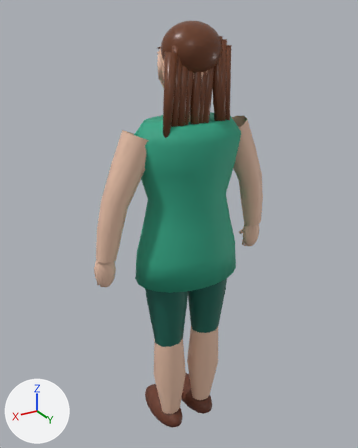
The Blender file games/character_lab/assets/model-packs/realistic-female/source/realistic-female.blend: old version first, new version second.
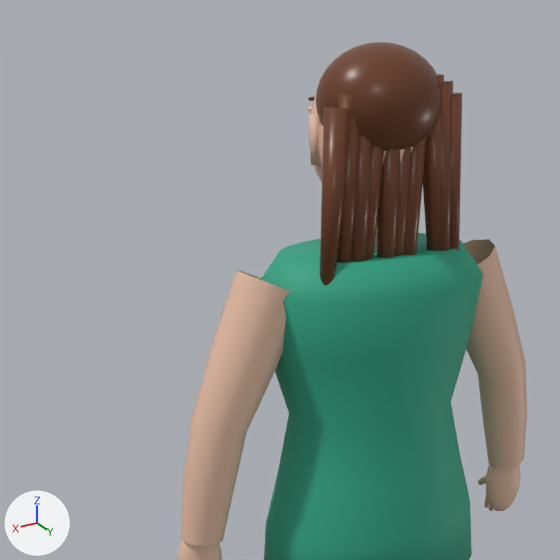
Old and new are each drawn whole from a 50 mm lens placed at (0.986, 1.579, 1.832), pointed at (-0.007, -0.076, 1.005) and again close up on the part from 2% to 78% of the width and 0% to 60% of the height. The axes (+X, +Y, +Z) are drawn at lower left. The lights are the same throughout. The first two pictures are the older version.

Objects in the first close-up: 'RealisticFemaleCharacter'.
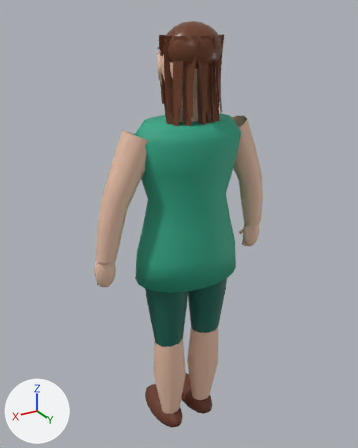
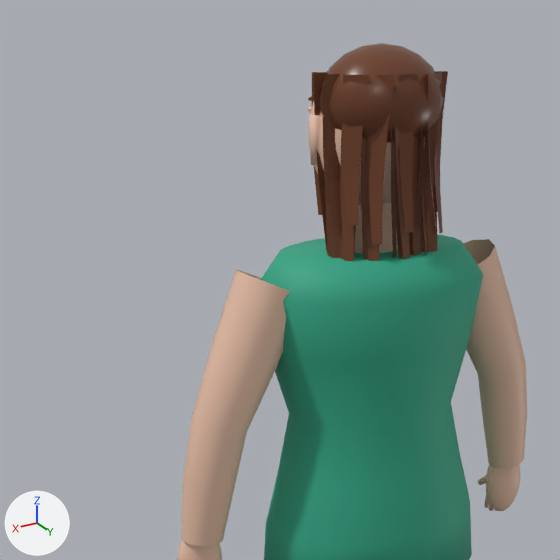
The change, as a diff of the scene's bpy script:
```diff
--- a/games/character_lab/assets/model-packs/realistic-female/source/realistic-female.blend.py
+++ b/games/character_lab/assets/model-packs/realistic-female/source/realistic-female.blend.py
@@ me_realisticfemalemesh @@
 # used by ob_realisticfemalecharacter; location = (0.0, 0.0, 0.0)
-me_realisticfemalemesh.from_pydata(...)  # 5162 vertices, 10000 faces; spans x -0.4..0.4, y -0.22..0.16, z 0.0..1.8
+me_realisticfemalemesh.from_pydata(...)  # 5148 vertices, 9456 faces; spans x -0.4..0.4, y -0.22..0.16, z 0.0..1.8
+# me_realisticfemalemesh part 1: the loose piece of 24 vertices spanning x -0.02..0.04, y 0.04..0.09, z 1.34..1.76 is rebuilt with 8 vertices and now spans x 0.0..0.03, y 0.08..0.11, z 1.32..1.7
+# me_realisticfemalemesh part 2: the loose piece of 24 vertices spanning x 0.01..0.08, y 0.04..0.09, z 1.36..1.75 is rebuilt with 8 vertices and now spans x 0.03..0.07, y 0.07..0.09, z 1.33..1.7
+# me_realisticfemalemesh part 3: 48 vertices moved from x -0.1..0.1, y -0.06..0.09, z 1.38..1.8 to x -0.11..0.11, y -0.07..0.09, z 1.38..1.8; 507 vertices removed from x -0.14..0.15, y -0.11..0.13, z 1.31..1.8; 525 vertices added at x -0.12..0.12, y -0.07..0.12, z 1.3..1.8
 me_realisticfemalemesh.materials.append(mat_dressemeraldpbr)
```

Changed parts and their boxes (x1, y1, x2, y2) in the close-ups (560 x 560 px; the box of a moved part takes in the faces that stretch with it):
'RealisticFemaleCharacter', reshaped
    before: (178, 42, 527, 560)
    after: (178, 43, 527, 560)
part 1 of me_realisticfemalemesh, rebuilt
    before: (377, 149, 400, 258)
    after: (391, 131, 397, 258)
part 2 of me_realisticfemalemesh, rebuilt (mostly hidden afterwards)
    before: (366, 146, 384, 260)
    after: (361, 136, 365, 259)
part 3 of me_realisticfemalemesh, moved or reshaped
    before: (316, 42, 462, 286)
    after: (312, 43, 448, 262)
